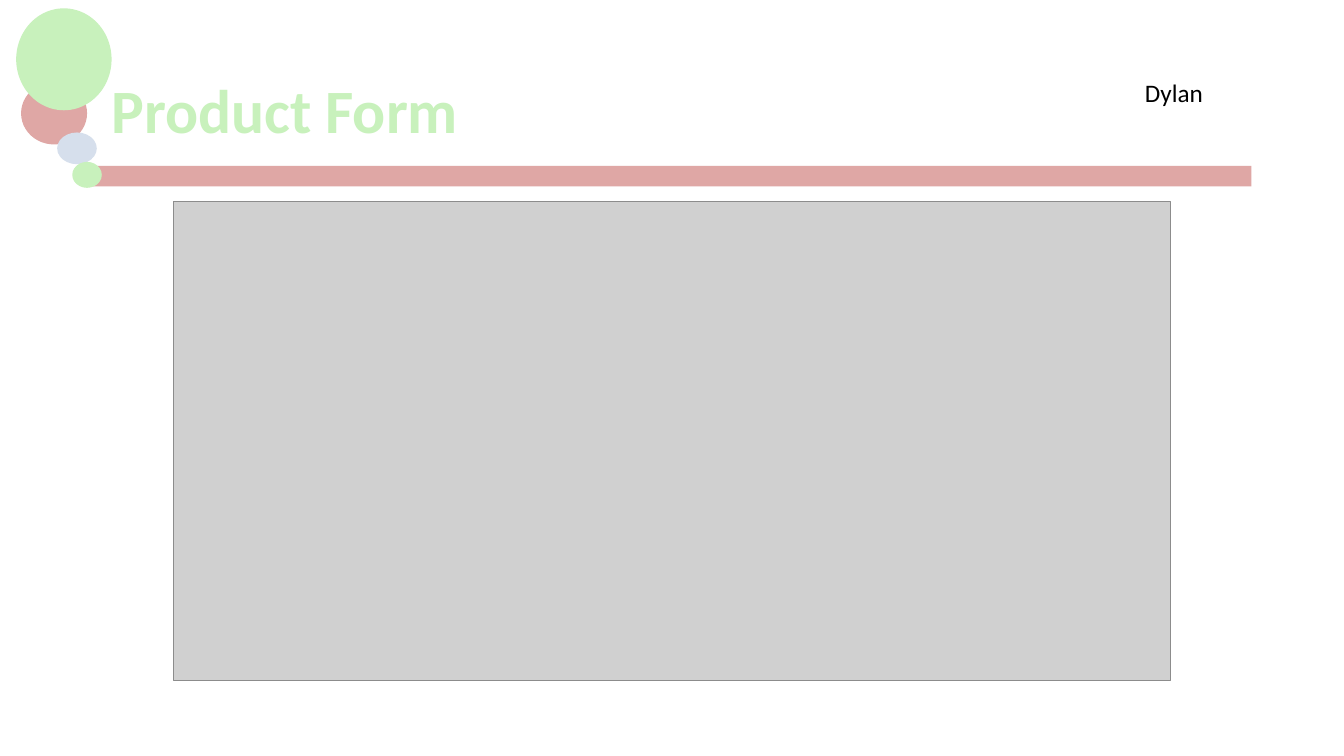
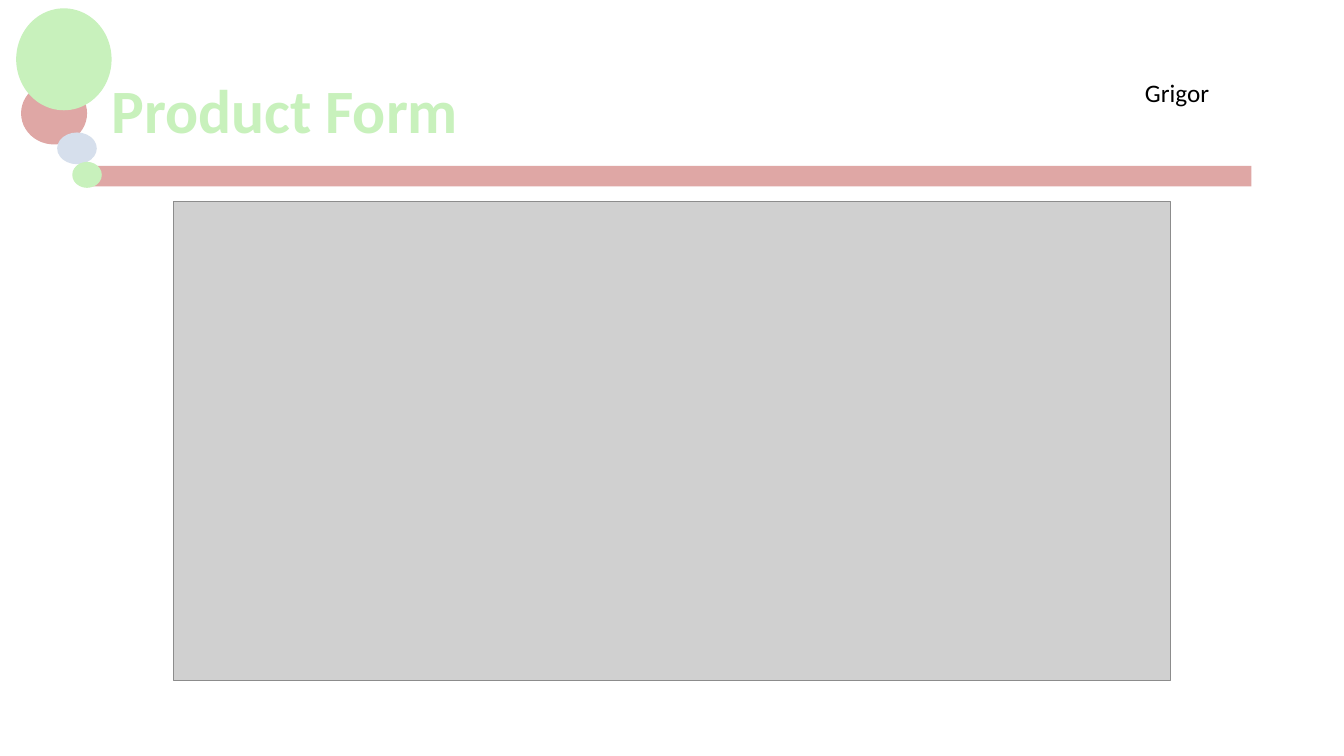
Before and after one commit to jackG97/Project, a slide deck: slide 20 of MCTV Limited.pptx. Drawn at 1344x756 pixels with LibreOffice and Linux fonts; fonts in the diff are those of the drawing; grey boxes stand for pictures; background and template pictures are left out. Boxes give left, top, right and bottom in pixels: in the first picture for what was removed or moved away, otherwise in the second. Text is boxed around its words. In the diff, an @@ line names an element or a change of style, - is before the commit and + after.

Commit message:
Add and finish changes on Presentation

```diff
--- a/MCTV Limited.pptx
+++ b/MCTV Limited.pptx
@@ text at [1145,84,1209,107]: text changed @@
-Dylan
+Grigor
```
Also in this commit, not shown: 5 other slides changed.
